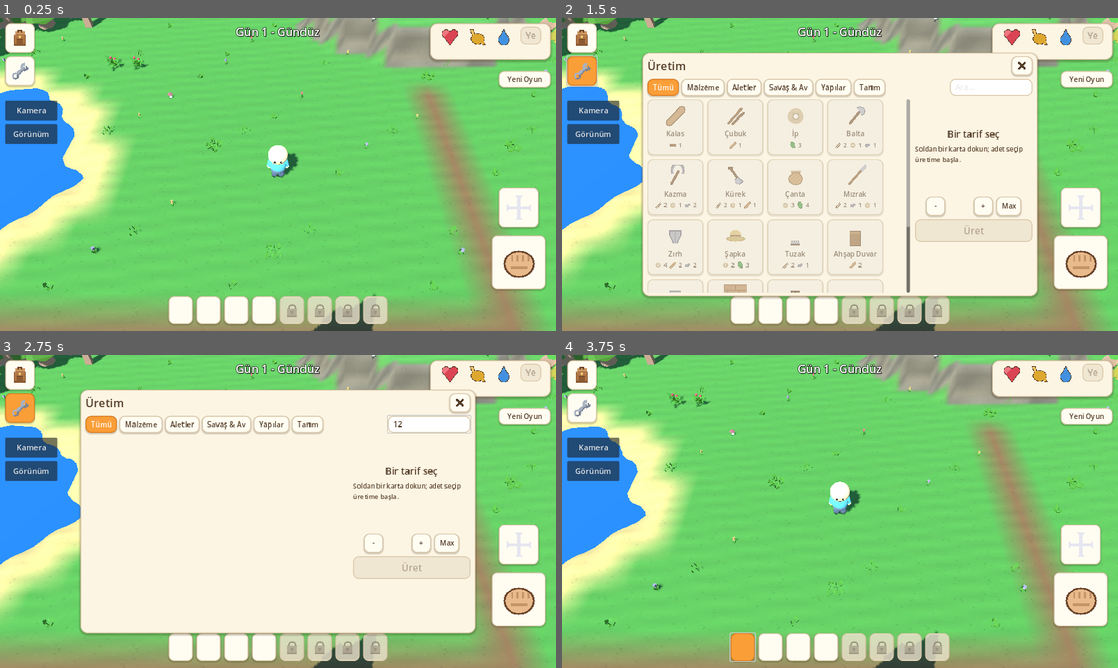
Above: before the commit, frames 1-4 (two rows, left to right).
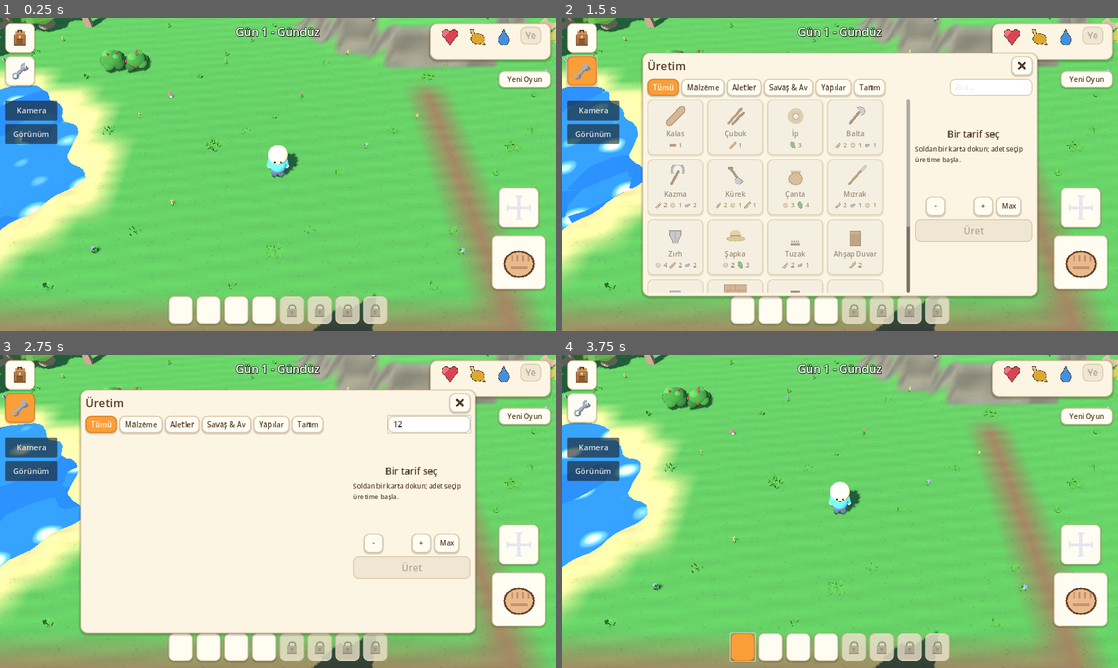
Above: after the commit, the same moments.

Repository: ozcinarece/Rable
Game: Godot game, scene res://scenes/World3D.tscn
Same seed, same stepped clock (60 frames per second), same inputs: the game is played once before the commit and once after it.
Inputs (mouse positions are in pixels of both pictures, inside the frame that each line leads up to):
- Up to frame 1 (0.25 s): no input
- Up to frame 2 (1.5 s): click (584, 36) at 0.5 s; click (584, 71) at 1.25 s
- Up to frame 3 (2.75 s): click (428, 423) at 2.02 s; type "12" at 2.1 s
- Up to frame 4 (3.75 s): click "Yeni Oyun" at 2.75 s; click (739, 646) at 3.52 s

The runs differ from the first frame. In frame 1, 1.1% of the frame differs, in the area x 0-28%, y 10-64%; in frame 2, 0.7%; in frame 3, 0.6%; in frame 4, 1.3%, in the area x 0-28%, y 10-68%.

Commit message:
Gol yuzeyine dalga efekti (ayri ince izgara + shader), Claude tasarimi yuvarlak loblu cali (dolu/bos + gomulu meyveler)

Diff:
--- a/scripts/world3d.gd
+++ b/scripts/world3d.gd
@@ -120,8 +120,6 @@
 ]
 const STONE_MODELS: Array[String] = ["rock_largeA", "rock_tallA",
 		"stone_tallB", "rock_largeB"]
-const BUSH_FULL_MODEL := "plant_bushDetailed"
-const BUSH_EMPTY_MODEL := "plant_bushSmall"
 # Cim hucrelerine serpistirilen susler (engel degil, toplanmaz).
 # Ot modelleri listede birkac kez: cimenlik agirlikli olsun
 const DECOR_MODELS: Array[String] = ["grass_leafs", "grass_large",
@@ -585,6 +583,7 @@
 
 	_build_terrain()
 	_build_sea()
+	_build_lake_surface()
 	_build_sea_rocks()
 	_build_decor(ground_cells["."] + ground_cells["h"])
 	_rebuild_objects()
@@ -787,6 +786,93 @@
 	_water_mat.shader = shader
 	return _water_mat
 
+# --- Gol yuzeyi ----------------------------------------------------------
+# Deniz duzlemi (-0.17) golleri dolduruyordu ama deniz izgarasi cok seyrek
+# oldugundan kucuk gol alaninda dalga okunmuyordu. Goller icin "~"
+# hucrelerini (kenar payiyla) orten ayri ince izgara kurulur; kendi
+# shader'i daha sik ve hizli dalgalanir. MeshInstance3D oldugu icin
+# shader sorunsuz calisir (MultiMesh kisiti yok).
+const LAKE_Y := -0.15
+
+func _build_lake_surface() -> void:
+	var lake_cells: Dictionary = {}
+	for cell in _ground_char:
+		if _ground_char[cell] == "~":
+			lake_cells[cell] = true
+	if lake_cells.is_empty():
+		return
+	var st := SurfaceTool.new()
+	st.begin(Mesh.PRIMITIVE_TRIANGLES)
+	var res := 2  # 0.5 m karolar: dalga icin yeterli siklikta kose noktasi
+	var step := 1.0 / float(res)
+	var quads := 0
+	for j in _map_h * res:
+		for i in _map_w * res:
+			var x0 := float(i) * step
+			var z0 := float(j) * step
+			if not _near_lake(lake_cells, x0 + step * 0.5, z0 + step * 0.5):
+				continue
+			for tri in [[Vector2(x0, z0), Vector2(x0 + step, z0), Vector2(x0, z0 + step)],
+					[Vector2(x0 + step, z0), Vector2(x0 + step, z0 + step), Vector2(x0, z0 + step)]]:
+				for p: Vector2 in tri:
+					st.set_normal(Vector3.UP)
+					st.add_vertex(Vector3(p.x, LAKE_Y, p.y))
+			quads += 1
+	if quads == 0:
+		return
+	var inst := MeshInstance3D.new()
+	inst.mesh = st.commit()
+	inst.material_override = _lake_material()
+	add_child(inst)
+
+# Nokta bir gol hucresine (kiyi payi dahil) yakin mi? Su yuzeyi kiyida
+# arazinin altina girsin diye karolar hucre sinirindan biraz tasar.
+func _near_lake(lake_cells: Dictionary, x: float, z: float) -> bool:
+	var ci := floori(x)
+	var cj := floori(z)
+	for dj in range(-1, 2):
+		for di in range(-1, 2):
+			var cell := Vector2i(ci + di, cj + dj)
+			if not lake_cells.has(cell):
+				continue
+			var nx := clampf(x, float(cell.x), float(cell.x) + 1.0)
+			var nz := clampf(z, float(cell.y), float(cell.y) + 1.0)
+			if Vector2(x - nx, z - nz).length() <= 0.35:
+				return true
+	return false
+
+var _lake_mat: ShaderMaterial
+
+func _lake_material() -> ShaderMaterial:
+	if _lake_mat != null:
+		return _lake_mat
+	var shader := Shader.new()
+	shader.code = """
+shader_type spatial;
+// Gol suyu: denizden biraz acik ton, sik ve canli dalgacik
+uniform vec4 col : source_color = vec4(0.15, 0.40, 0.70, 1.0);
+void vertex() {
+	vec3 wp = (MODEL_MATRIX * vec4(VERTEX, 1.0)).xyz;
+	VERTEX.y += sin(TIME * 2.1 + wp.x * 2.6 + wp.z * 1.8) * 0.022
+			+ cos(TIME * 1.5 + wp.z * 3.2) * 0.016;
+}
+void fragment() {
+	vec3 wp2 = (INV_VIEW_MATRIX * vec4(VERTEX, 1.0)).xyz;
+	// Gezinen isilti seritleri: kucuk alanda da surekli gorunur olsun
+	// diye esik denizden dusuk tutuldu
+	float band = sin(wp2.x * 2.4 + TIME * 0.9) * sin(wp2.z * 3.1 - TIME * 0.7)
+			* sin((wp2.x + wp2.z) * 1.1 + TIME * 0.5);
+	float foam = smoothstep(0.52, 0.88, band);
+	float shimmer = smoothstep(0.30, 0.52, band) * 0.22;
+	ALBEDO = mix(col.rgb, vec3(0.93, 0.97, 1.0), foam * 0.6 + shimmer);
+	ROUGHNESS = 0.35;
+	SPECULAR = 0.25;
+}
+"""
+	_lake_mat = ShaderMaterial.new()
+	_lake_mat.shader = shader
+	return _lake_mat
+
 # Bos cim hucrelerinin bir kismina cicek/ot/mantar serpistirir (sus).
 func _build_decor(grass_cells: Array) -> void:
 	var groups: Dictionary = {}  # model -> Array[Transform3D]
@@ -862,24 +948,84 @@
 
 func _build_bushes(full: Array[Vector2i], empty: Array[Vector2i]) -> void:
 	if not full.is_empty():
-		var bush_t: Array[Transform3D] = []
-		var berry_t: Array[Transform3D] = []
-		var berry := SphereMesh.new()
-		berry.radius = 0.05
-		berry.height = 0.1
-		for cell in full:
-			var base := _cell_center(cell)
-			bush_t.append(Transform3D(_cell_variance(cell).scaled(Vector3(1.3, 1.3, 1.3)), base))
-			# Meyveler: cali ustunde iki kirmizi minik kure (dolu isareti)
-			berry_t.append(Transform3D(Basis.IDENTITY, base + Vector3(0.13, 0.42, 0.10)))
-			berry_t.append(Transform3D(Basis.IDENTITY, base + Vector3(-0.11, 0.36, -0.07)))
-		_keep(_make_model_multimesh(BUSH_FULL_MODEL, bush_t))
-		_keep(_make_multimesh(berry, Color(0.90, 0.28, 0.33), berry_t))
+		_keep(_bush_multimesh(full, true))
 	if not empty.is_empty():
-		var t2: Array[Transform3D] = []
-		for cell in empty:
-			t2.append(Transform3D(_cell_variance(cell), _cell_center(cell)))
-		_keep(_make_model_multimesh(BUSH_EMPTY_MODEL, t2))
+		_keep(_bush_multimesh(empty, false))
+
+# --- Claude tasarimi cali -------------------------------------------------
+# Kenney modeli yerine yumusak, yuvarlak gorunum: ust uste binen basik
+# yesil loblar (koyu/orta/acik ton), dolu calida yuzeye yari gomulu kirmizi
+# meyveler. Tek mesh + kose rengi = tur basina tek cizim cagrisi.
+var _bush_mesh_cache: Dictionary = {}
+var _bush_material: StandardMaterial3D
+
+func _bush_mesh(full: bool) -> ArrayMesh:
+	if _bush_mesh_cache.has(full):
+		return _bush_mesh_cache[full]
+	var st := SurfaceTool.new()
+	st.begin(Mesh.PRIMITIVE_TRIANGLES)
+	var dark := Color(0.16, 0.36, 0.13)
+	var mid := Color(0.21, 0.45, 0.16)
+	var light := Color(0.28, 0.55, 0.20)
+	if not full:
+		# Bos cali: donuk zeytin tonlari (meyvesi toplanmis, sonuk)
+		dark = Color(0.24, 0.36, 0.16)
+		mid = Color(0.30, 0.42, 0.19)
+		light = Color(0.37, 0.49, 0.23)
+	# Ana lob + cevresine duzensiz yerlesmis yan loblar, ustte acik tepeler
+	_blob(st, Vector3(0, 0.20, 0), 0.26, Vector3(1.15, 0.78, 1.10), mid)
+	_blob(st, Vector3(0.20, 0.13, 0.06), 0.17, Vector3(1.10, 0.75, 1.00), dark)
+	_blob(st, Vector3(-0.19, 0.12, -0.08), 0.16, Vector3(1.00, 0.80, 1.10), dark)
+	_blob(st, Vector3(0.04, 0.14, -0.20), 0.15, Vector3(1.10, 0.72, 1.00), mid)
+	_blob(st, Vector3(-0.06, 0.15, 0.20), 0.16, Vector3(1.05, 0.75, 1.00), dark)
+	_blob(st, Vector3(0.08, 0.33, 0.02), 0.15, Vector3(1.00, 0.70, 1.00), light)
+	_blob(st, Vector3(-0.11, 0.30, -0.05), 0.12, Vector3(1.00, 0.70, 1.00), light)
+	if full:
+		# Meyveler loblarin yuzeyine yari gomulu (disari firlamis durmaz)
+		var berry := Color(0.82, 0.16, 0.22)
+		_blob(st, Vector3(0.24, 0.28, 0.16), 0.038, Vector3.ONE, berry)
+		_blob(st, Vector3(-0.21, 0.25, 0.14), 0.034, Vector3.ONE, berry)
+		_blob(st, Vector3(0.03, 0.42, -0.09), 0.036, Vector3.ONE, berry)
+		_blob(st, Vector3(-0.08, 0.24, 0.28), 0.032, Vector3.ONE, berry)
+		_blob(st, Vector3(0.25, 0.18, -0.13), 0.034, Vector3.ONE, berry)
+		_blob(st, Vector3(-0.15, 0.38, 0.03), 0.032, Vector3.ONE, berry)
+	var mesh := st.commit()
+	_bush_mesh_cache[full] = mesh
+	return mesh
+
+# Basik kure lobunu mesh'e ekler (kose rengiyle boyanmis)
+func _blob(st: SurfaceTool, center: Vector3, radius: float, scl: Vector3, color: Color) -> void:
+	var sphere := SphereMesh.new()
+	sphere.radius = radius
+	sphere.height = radius * 2.0
+	sphere.radial_segments = 12
+	sphere.rings = 6
+	var arrays := sphere.get_mesh_arrays()
+	var verts: PackedVector3Array = arrays[Mesh.ARRAY_VERTEX]
+	var normals: PackedVector3Array = arrays[Mesh.ARRAY_NORMAL]
+	var idx: PackedInt32Array = arrays[Mesh.ARRAY_INDEX]
+	for k in idx:
+		st.set_color(color)
+		st.set_normal(normals[k])
+		st.add_vertex(center + verts[k] * scl)
+
+func _bush_multimesh(cells: Array[Vector2i], full: bool) -> MultiMeshInstance3D:
+	var multi := MultiMesh.new()
+	multi.transform_format = MultiMesh.TRANSFORM_3D
+	multi.mesh = _bush_mesh(full)
+	multi.instance_count = cells.size()
+	for i in cells.size():
+		var cell := cells[i]
+		multi.set_instance_transform(i, Transform3D(
+				_cell_variance(cell).scaled(Vector3(1.5, 1.5, 1.5)), _cell_center(cell)))
+	var node := MultiMeshInstance3D.new()
+	node.multimesh = multi
+	if _bush_material == null:
+		_bush_material = StandardMaterial3D.new()
+		_bush_material.vertex_color_use_as_albedo = true
+		_bush_material.roughness = 1.0
+	node.material_override = _bush_material
+	return node
 
 func _keep(node: MultiMeshInstance3D) -> void:
 	add_child(node)
